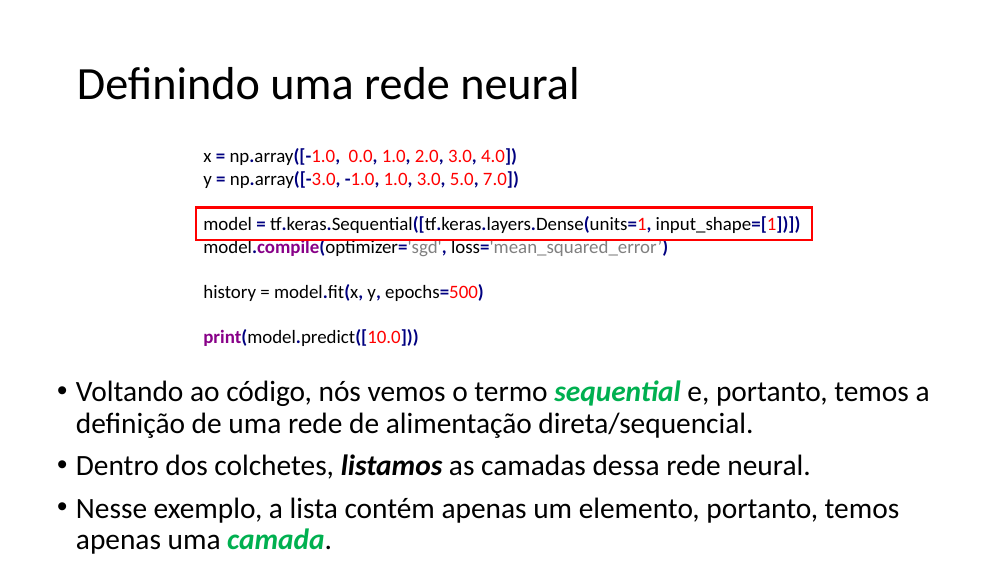
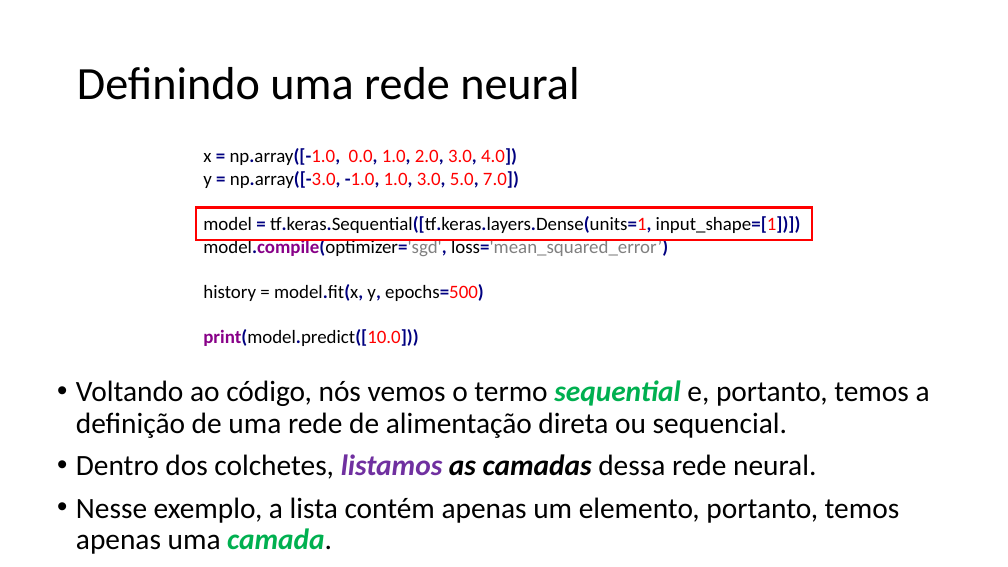
Before and after one commit to zz4fap/tp557-iot-ml, a slide deck: slide 12 of slides/TP557_7_Regressão_com_DNNs_parte_I.pptx (slide 10 before the commit). Drawn at 1008x567 pixels with LibreOffice and Linux fonts; fonts in the diff are those of the drawing. Boxes give left, top, right and bottom in pixels: in the first picture for what was removed or moved away, otherwise in the second. Text is boxed around its words. In the diff, an @@ line names an element or a change of style, - is before the commit and + after.

```diff
--- a/slides/TP557_7_Regressão_com_DNNs_parte_I.pptx
+++ b/slides/TP557_7_Regressão_com_DNNs_parte_I.pptx
@@ text at (76,380,930,438): text changed @@
-• Voltando ao código, nós vemos o termo sequential e, portanto, temos a definição de uma rede de alimentação direta/sequencial.
+• Voltando ao código, nós vemos o termo sequential e, portanto, temos a definição de uma rede de alimentação direta ou sequencial.
@@ text at (76,454,816,479): text colour #000000 to #7030A0 in "listamos"; bold on, italic on in "as camadas" @@
```
Also in this commit, not shown: 12 other slides changed, 4 slides added, 1 other file.
